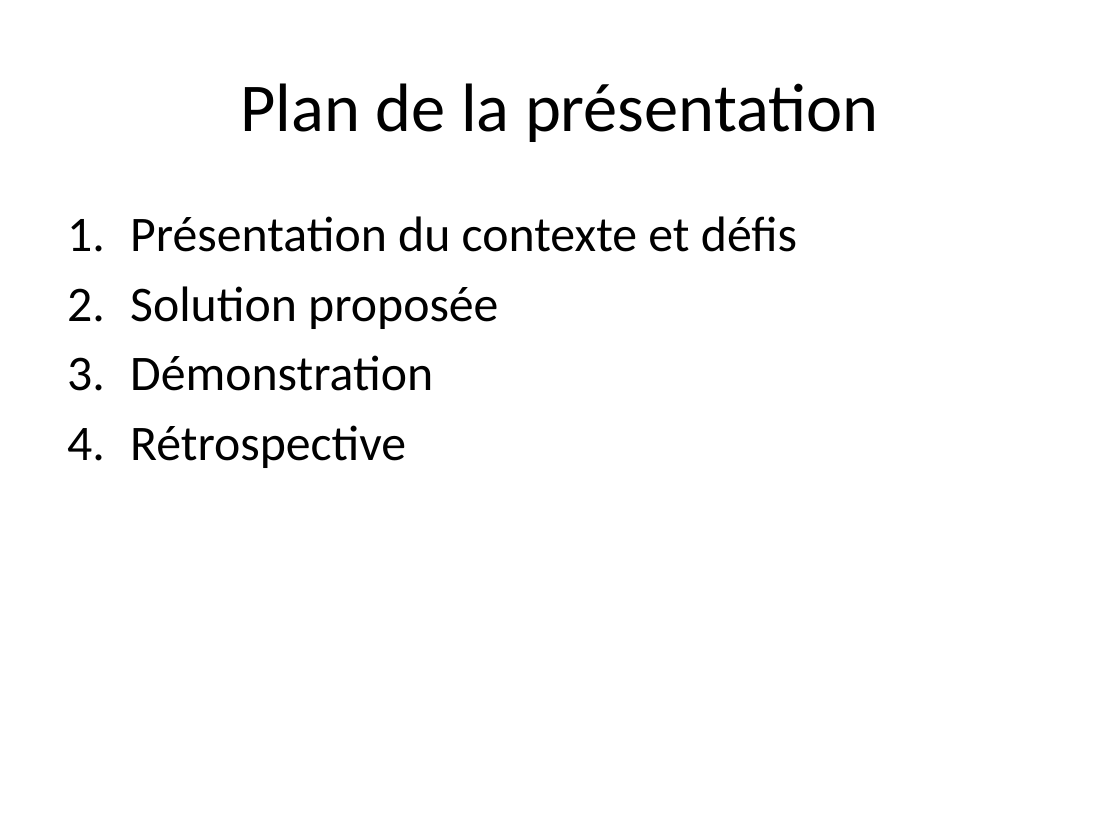
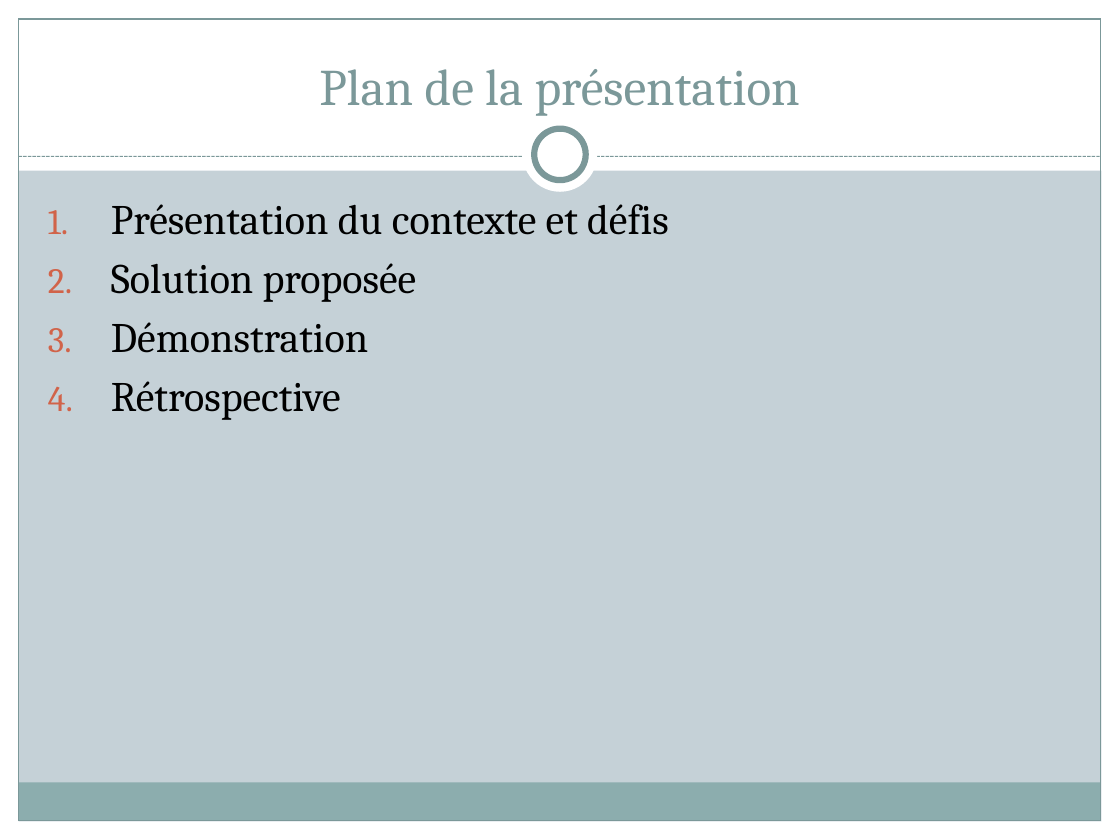
Before and after one commit to 0neiroi/SeriesRecommendation, a slide deck: slide 2 of Présentation-groupe-09-sc.pptx. Drawn at 1120x840 pixels with LibreOffice and Linux fonts; fonts in the diff are those of the drawing. Boxes give left, top, right and bottom in pixels: in the first picture for what was removed or moved away, otherwise in the second. Text is boxed around its words. In the diff, an @@ line names an element or a change of style, - is before the commit and + after.

```diff
--- a/Présentation-groupe-09-sc.pptx
+++ b/Présentation-groupe-09-sc.pptx
@@ background #FFFFFF to #C5D1D7 @@
@@ rectangle added at <box>0,0,1120,170</box>, fill #FFFFFF @@
@@ rectangle added at <box>0,0,19,840</box>, fill #FFFFFF @@
@@ rectangle added at <box>19,19,1101,821</box>, outline #7C999A 0.75 pt @@
@@ title "Plan de la présentation": place and size @@
-title "Plan de la présentation" at <box>241,83,878,142</box>
+title "Plan de la présentation" at <box>319,69,800,116</box>
@@ title "Plan de la présentation" at <box>319,69,800,116</box>: size 44 to 33 pt, font Calibri to Cambria, text colour #000000 to #7C999A; vertical alignment middle to bottom @@
@@ rectangle added at <box>1101,0,1120,840</box>, fill #FFFFFF @@
@@ ellipse added at <box>523,118,598,193</box>, fill #FFFFFF @@
@@ ellipse added at <box>534,129,586,180</box>, fill #FFFFFF, outline #7C999A 4 pt @@
@@ line added from (19, 157) to (1101, 157), #7C999A 0.75 pt dashed @@
@@ text "Présentation du contexte et défis": place and size @@
-text "Présentation du contexte et défis" at <box>130,216,797,468</box>
+text "Présentation du contexte et défis" at <box>111,204,669,420</box>
@@ text "Présentation du contexte et défis" at <box>111,204,669,420</box>: size 32 to 27 pt, font Calibri to Cambria; less space between paragraphs @@
@@ rectangle added at <box>18,783,1100,821</box>, fill #8CADAE @@
@@ rectangle added at <box>0,821,1120,840</box>, fill #FFFFFF @@
```
Also in this commit, not shown: 1 other slide changed, 2 other files.
